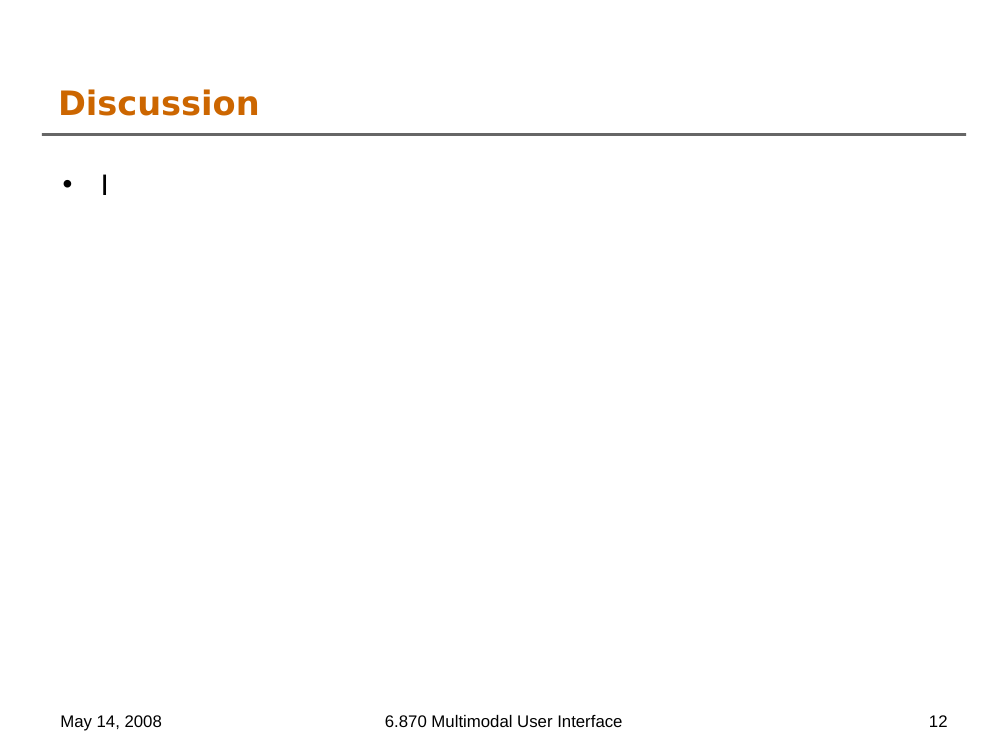
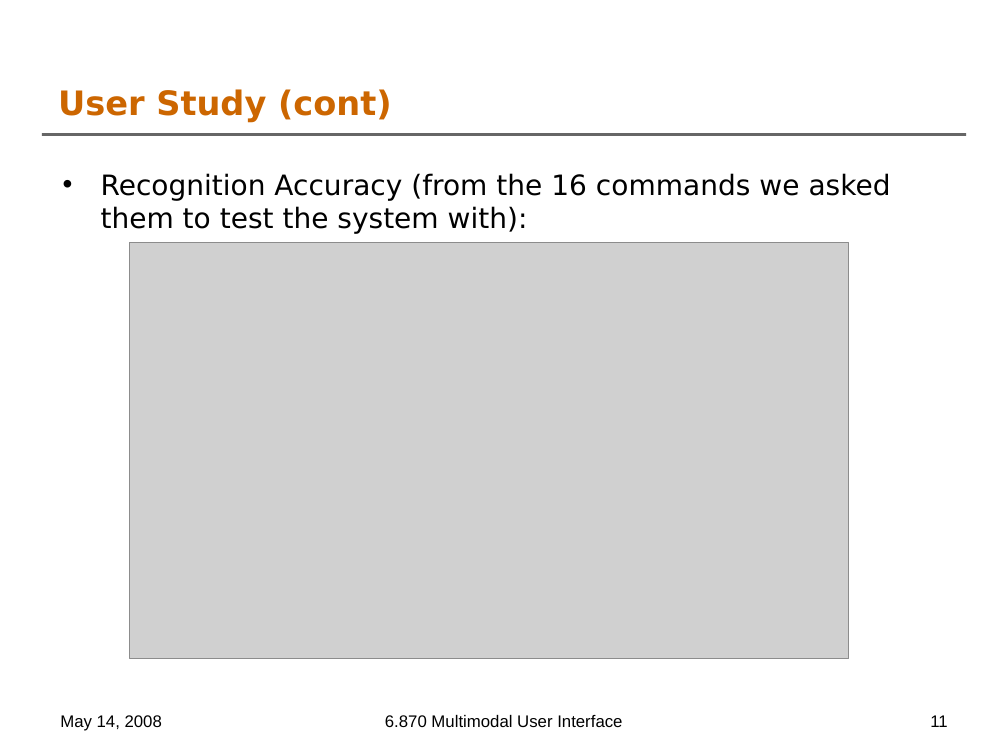
Before and after one commit to oshanis/webnnel, a slide deck: slide 11 of docs/6.870 Final Project Presentation - oshani.ppt (slide 12 before the commit). Drawn at 1008x756 pixels with LibreOffice and Linux fonts; fonts in the diff are those of the drawing; grey boxes stand for pictures; background and template pictures are left out. Boxes give left, top, right and bottom in pixels: in the first picture for what was removed or moved away, otherwise in the second. Text is boxed around its words. In the diff, an @@ line names an element or a change of style, - is before the commit and + after.

Commit message:
presentation

```diff
--- a/docs/6.870 Final Project Presentation - oshani.ppt
+++ b/docs/6.870 Final Project Presentation - oshani.ppt
@@ title at (58, 89, 392, 122): text changed @@
-Discussion
+User Study (cont)
@@ text at (101, 173, 891, 234): text changed @@
-• I
+• Recognition Accuracy (from the 16 commands we asked them to test the system with):
@@ picture added at (130, 242, 849, 658) @@
@@ page number at (930, 715, 947, 727): text changed @@
-12
+11
```
Also in this commit, not shown: 2 slides added.
